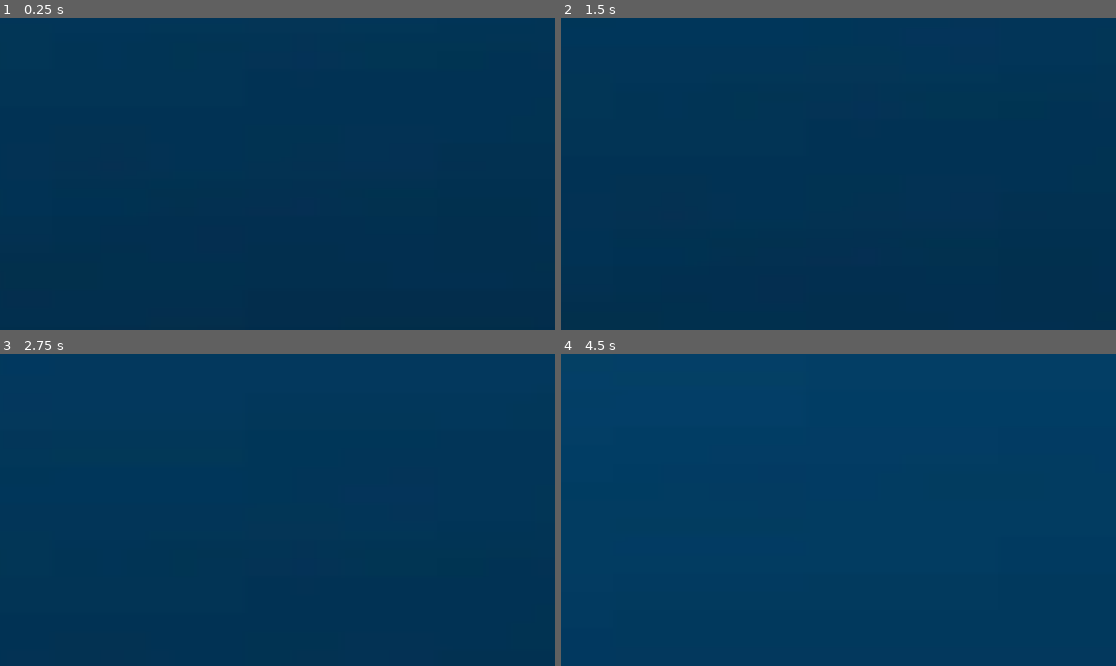
Above: before the commit, frames 1-4 (two rows, left to right).
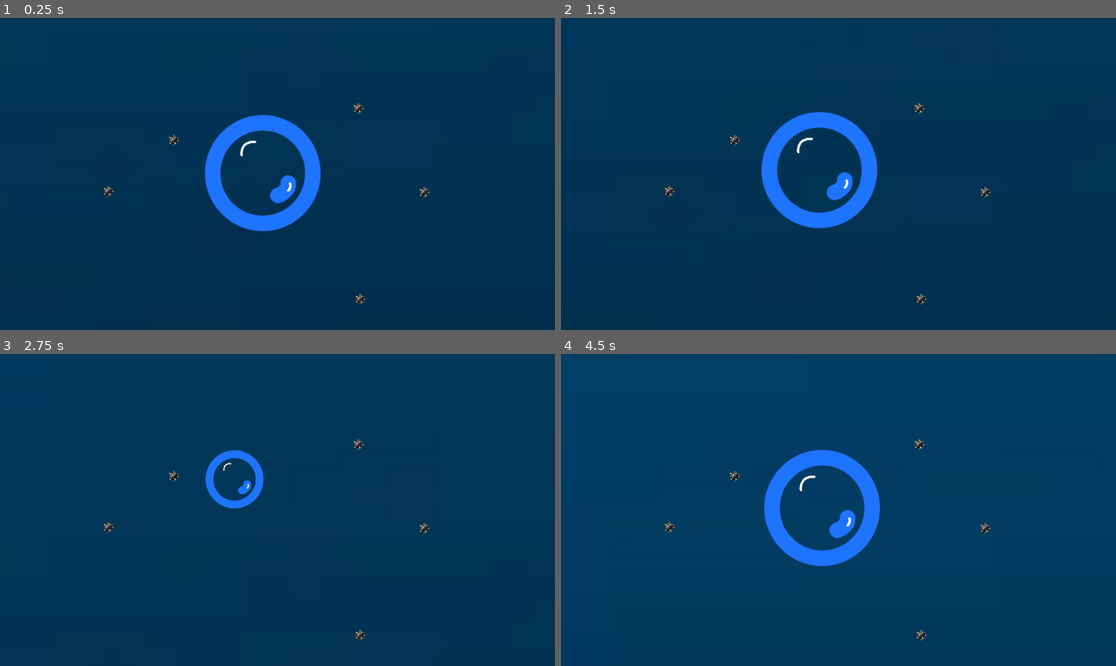
Above: after the commit, the same moments.

Repository: AlinaWithAFace/ggj-2025
Game: Godot game, scene res://root.tscn
Same seed, same stepped clock (60 frames per second), same inputs: the game is played once before the commit and once after it.
Inputs:
- Up to frame 1 (0.25 s): no input
- Up to frame 2 (1.5 s): tap Down (deflate_bubble) at 0.6 s; tap Enter at 1.25 s; tap Up (inflate_bubble) at 1.35 s
- Up to frame 3 (2.75 s): tap Down (deflate_bubble) at 2.1 s
- Up to frame 4 (4.5 s): tap Up (inflate_bubble) at 2.85, 4.35 s; tap Down (deflate_bubble) at 3.6 s

The runs differ from the first frame. In frame 1, 3.5% of the frame differs, in the area x 18-78%, y 27-92%; in frame 2, 3.5%; in frame 3, 1.0%; in frame 4, 3.4%.

Commit message:
integrated bubble and spike balls

Diff:
--- a/bubble/bubble-node-2d.tscn
+++ b/bubble/bubble-node-2d.tscn
@@ -42,7 +42,7 @@
 "idle_float": SubResource("Animation_0ja7v")
 }
 
-[node name="Node2D" type="Node2D" node_paths=PackedStringArray("bubble_body")]
+[node name="Bubble" type="Node2D" node_paths=PackedStringArray("bubble_body")]
 position = Vector2(0, 1)
 script = ExtResource("1_xkymh")
 audio = ExtResource("2_6eups")
--- a/root.tscn
+++ b/root.tscn
@@ -1,9 +1,10 @@
-[gd_scene load_steps=5 format=3 uid="uid://ds34jynxuonpu"]
+[gd_scene load_steps=6 format=3 uid="uid://ds34jynxuonpu"]
 
 [ext_resource type="Script" path="res://Root.gd" id="1_mqs1h"]
 [ext_resource type="Script" path="res://Backdrop/Backdrop.gd" id="3_rdumw"]
 [ext_resource type="Texture2D" uid="uid://bcpt6jablts6q" path="res://Backdrop/test-backdrop-gradient.png" id="3_vsgtc"]
-[ext_resource type="PackedScene" uid="uid://ca0m8u7o3bfl8" path="res://obstacles/obstacle.tscn" id="4_j33qk"]
+[ext_resource type="PackedScene" uid="uid://cdvoaeft5jym6" path="res://bubble/bubble-node-2d.tscn" id="4_q86o0"]
+[ext_resource type="PackedScene" uid="uid://db3v7nkf80qxn" path="res://obstacles/spike_ball.tscn" id="6_sfqoe"]
 
 [node name="Root" type="Node2D" node_paths=PackedStringArray("backdrop")]
 script = ExtResource("1_mqs1h")
@@ -19,17 +20,23 @@
 region_rect = Rect2(4.718, 500, 66.031, 101.462)
 script = ExtResource("3_rdumw")
 
+[node name="Node2D" parent="." instance=ExtResource("4_q86o0")]
+position = Vector2(-718, -459)
+
 [node name="Camera2D" type="Camera2D" parent="."]
 position = Vector2(-560, -328)
 
-[node name="Obstacle" parent="." instance=ExtResource("4_j33qk")]
-position = Vector2(-619, -486)
+[node name="Obstacle" parent="." instance=ExtResource("6_sfqoe")]
+position = Vector2(-775, -398)
 
-[node name="Obstacle2" parent="." instance=ExtResource("4_j33qk")]
-position = Vector2(-431, -397)
+[node name="Obstacle2" parent="." instance=ExtResource("6_sfqoe")]
+position = Vector2(-911, -292)
 
-[node name="Obstacle3" parent="." instance=ExtResource("4_j33qk")]
-position = Vector2(-286, -499)
+[node name="Obstacle3" parent="." instance=ExtResource("6_sfqoe")]
+position = Vector2(-392, -464)
 
-[node name="Obstacle4" parent="." instance=ExtResource("4_j33qk")]
-position = Vector2(-910, -377)
+[node name="Obstacle4" parent="." instance=ExtResource("6_sfqoe")]
+position = Vector2(-255, -290)
+
+[node name="Obstacle5" parent="." instance=ExtResource("6_sfqoe")]
+position = Vector2(-388, -68)
Not shown: 1 places in obstacles/spike.tscn that only renumber resources
Not shown: 1 places in obstacles/spike_ball.tscn that only renumber resources
